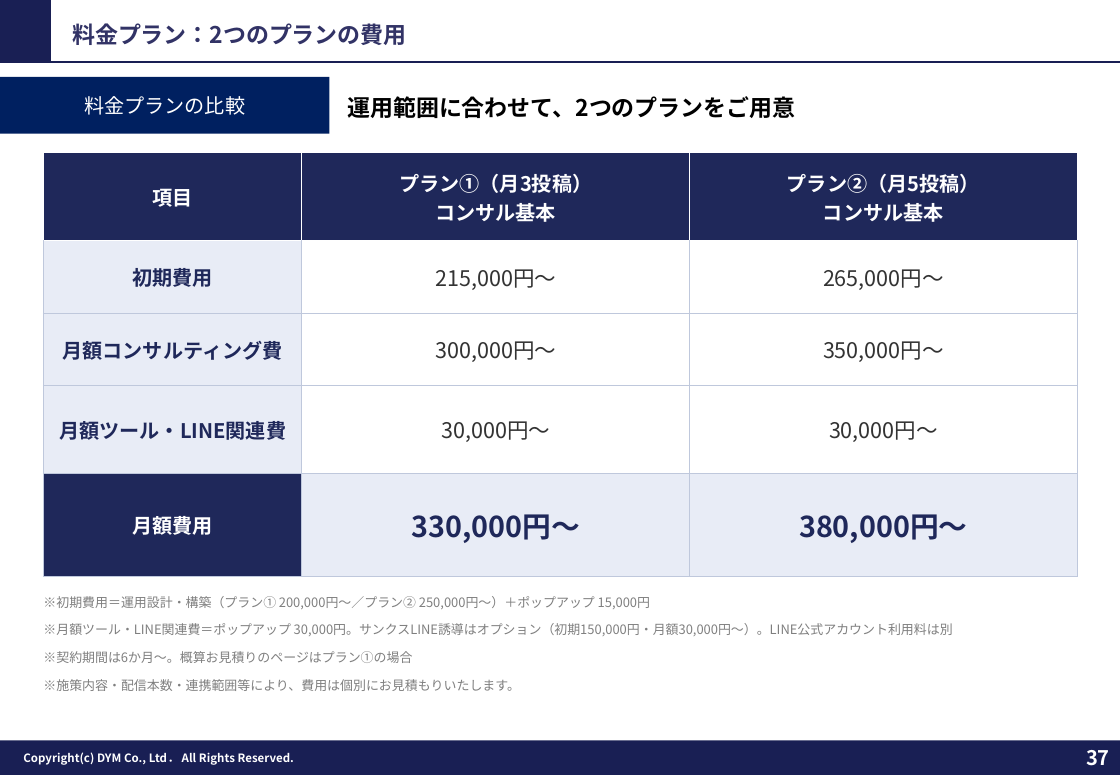
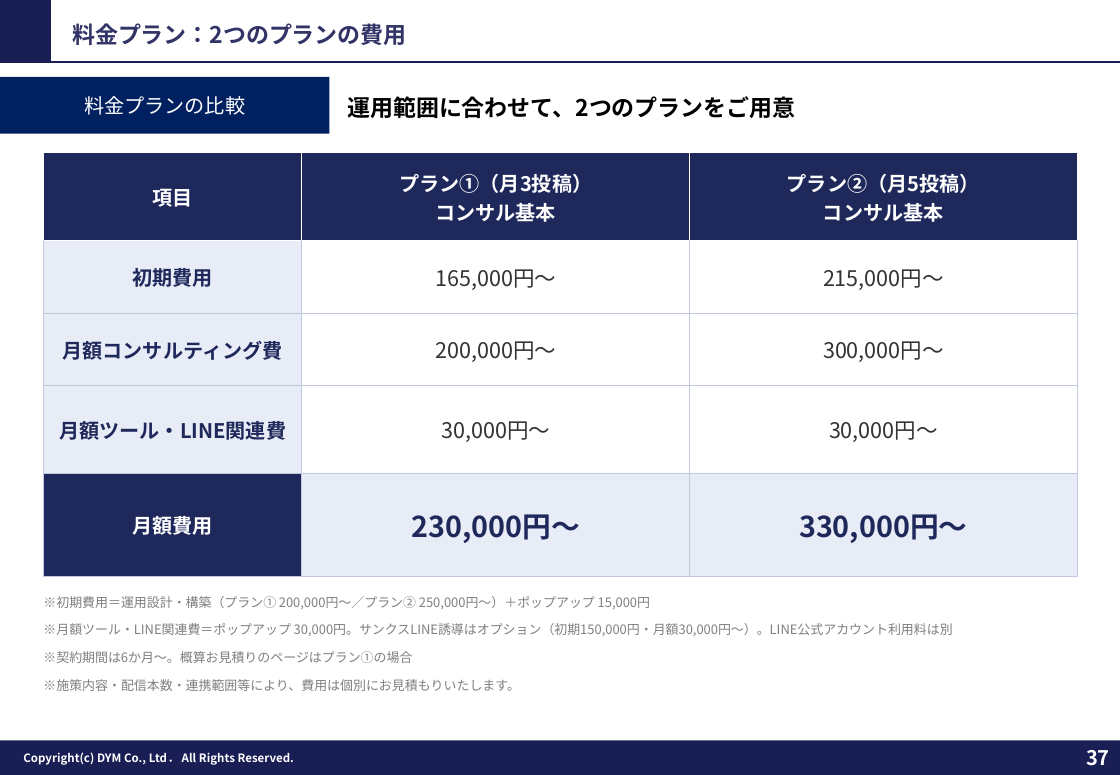
Before and after one commit to tonomura-r-dev/folder, a slide deck: slide 37 of 202610_株式会社ワクトリ御中_LINE公式アカウント運用のご提案_v8.pptx. Drawn at 1120x775 pixels with LibreOffice and Linux fonts; fonts in the diff are those of the drawing; background and template pictures are left out. Boxes give left, top, right and bottom in pixels: in the first picture for what was removed or moved away, otherwise in the second. Text is boxed around its words. In the diff, an @@ line names an element or a change of style, - is before the commit and + after.

```diff
--- a/202610_株式会社ワクトリ御中_LINE公式アカウント運用のご提案_v8.pptx
+++ b/202610_株式会社ワクトリ御中_LINE公式アカウント運用のご提案_v8.pptx
@@ table at (43,153,1078,577) @@
-row 2, column 2: 215,000円〜
+row 2, column 2: 165,000円〜
-row 2, column 3: 265,000円〜
+row 2, column 3: 215,000円〜
-row 3, column 2: 300,000円〜
+row 3, column 2: 200,000円〜
-row 3, column 3: 350,000円〜
+row 3, column 3: 300,000円〜
-row 5, column 2: 330,000円〜
+row 5, column 2: 230,000円〜
-row 5, column 3: 380,000円〜
+row 5, column 3: 330,000円〜
```
Also in this commit, not shown: 2 other slides changed, 2 other files.
